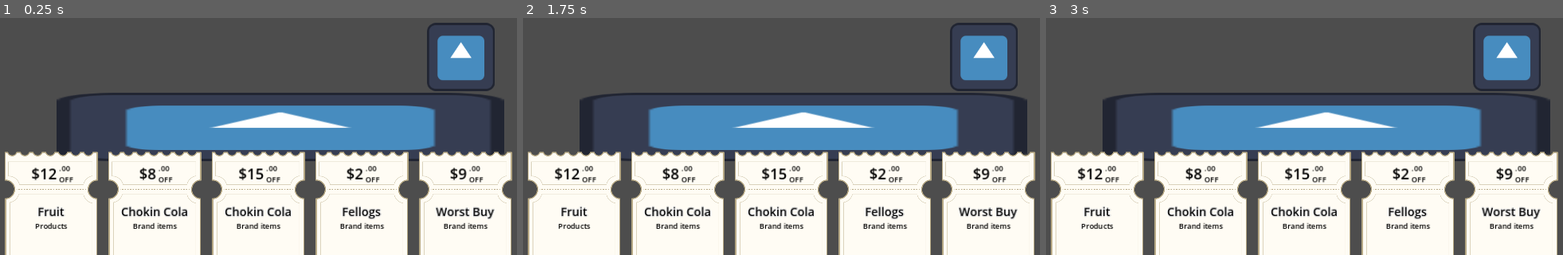
Above: before the commit, frames 1-3 (left to right).
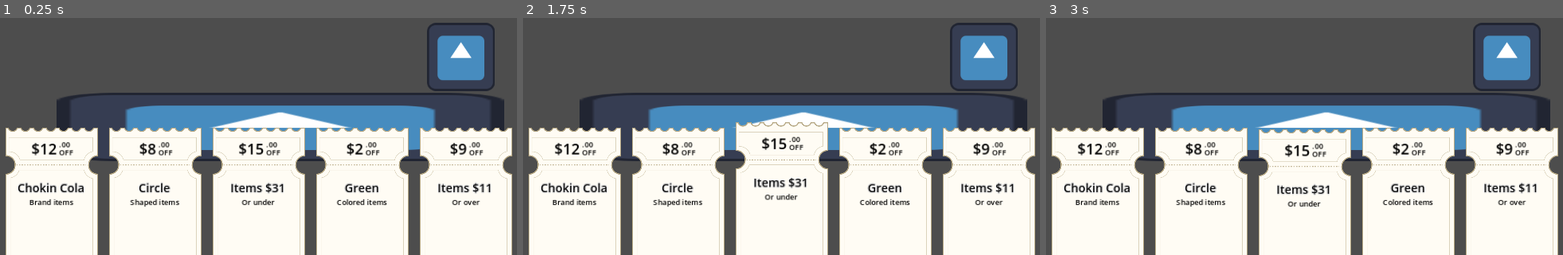
Above: after the commit, the same moments.

Repository: bits-by-brandon/coupon-game
Game: Godot game, scene res://scenes/main/main.tscn
Two runs of this game, one before a commit and one after it. Both use one fixed random seed, a clock stepped at 60 frames per second and the inputs below. The engine's default icon, where the game draws it, is replaced by a stand-in: a white triangle on a blue panel in a dark square.
Inputs (mouse positions are in pixels of both pictures, inside the frame that each line leads up to):
- Up to frame 1 (0.25 s): no input
- Up to frame 2 (1.75 s): tap Enter at 0.5 s; move the mouse to (936, 51) at 0.52 s; hold Right 0.53-1.25 s; hold Ctrl 0.53-1.25 s; click (936, 51) at 0.67 s; tap Space at 1.25 s; drag from (667, 89) to (760, 143) at 1.27 s
- Up to frame 3 (3 s): tap Enter at 2 s; move the mouse to (outside the picture) at 2.02 s; hold Right 2.03-2.75 s; tap Z at 2.1 s; click (outside the picture) at 2.17 s; tap Space at 2.75 s; drag from (1283, 143) to (outside the picture) at 2.77 s

The runs differ from the first frame. In frame 1, 19% of the frame differs, in the area x 0-100%, y 46-100%; in frame 2, 19%, in the area x 0-100%, y 43-100%; in frame 3, 19%.

Commit message:
coupon animations

Diff:
--- a/data/filter.gd
+++ b/data/filter.gd
@@ -6,11 +6,7 @@
   Min
 }
 
-# @export var companies : Array[ItemData.Company]
-@export var shapes : Array[ItemData.Shape]
 @export var colors : Array[ItemData.ItemColor]
-@export var price_value : float
-@export var price_operator : Operator
 @export var seasons : Array[ItemData.Season]
 @export var expiration_value : int
 @export var expiration_operator : Operator
--- /dev/null
+++ b/data/filters/color_filter.gd
@@ -0,0 +1,18 @@
+class_name ColorFilter
+extends Filter
+
+@export var color : ItemData.ItemColor
+
+static func create_random() -> Filter:
+  var filter := ColorFilter.new()
+  filter.color = ItemData.ItemColor.values()[randi() % ItemData.ItemColor.size()]
+  return filter
+
+func apply(entity: ItemEntity) -> bool:
+  return entity.item.colors.find(color) != -1
+
+func get_label() -> String:
+  return ItemData.ItemColor.keys()[color].capitalize()
+
+func get_subtext() -> String:
+  return "Colored items"
--- /dev/null
+++ b/data/filters/price_filter.gd
@@ -0,0 +1,33 @@
+class_name PriceFilter
+extends Filter
+
+var operator : Filter.Operator
+var price : float
+static var value_min = 1
+static var value_max = 50
+
+static func create_random() -> Filter:
+  var filter := PriceFilter.new()
+  filter.price = float(randi_range(value_min, value_max))
+
+  if randi_range(0, 1) == 0:
+    filter.operator = Filter.Operator.Max
+  else:
+    filter.operator = Filter.Operator.Min
+
+  return filter
+
+func apply(entity: ItemEntity) -> bool:
+  if operator == Filter.Operator.Max:
+    return entity.current_price <= price
+  else:
+    return entity.current_price >= price
+
+func get_label() -> String:
+  return "Items $" + str(price)
+
+func get_subtext() -> String:
+  if operator == Filter.Operator.Max:
+    return "Or under"
+  else:
+    return "Or over"
--- /dev/null
+++ b/data/filters/shape_filter.gd
@@ -0,0 +1,18 @@
+class_name ShapeFilter
+extends Filter
+
+@export var shape : ItemData.Shape
+
+static func create_random() -> Filter:
+  var filter := ShapeFilter.new()
+  filter.shape = ItemData.Shape.values()[randi() % ItemData.Shape.size()]
+  return filter
+
+func apply(entity: ItemEntity) -> bool:
+  return entity.data.shape == entity.shape
+
+func get_label() -> String:
+  return ItemData.Shape.keys()[shape].capitalize()
+
+func get_subtext() -> String:
+  return "Shaped items"
--- a/scenes/coupon_entity/coupon_entity.gd
+++ b/scenes/coupon_entity/coupon_entity.gd
@@ -1,15 +1,17 @@
 class_name CouponEntity
 extends Control
 
-signal clicked()
+signal clicked(coupon: CouponEntity)
 
 const filter_group_scene := preload("res://scenes/coupon_entity/filter_label_group.tscn")
 
+var tween : Tween
 var data : CouponData
 @onready var filters : VBoxContainer = %Filters
 
-func init(new_data : CouponData) -> void:
-	data = new_data
+func _ready() -> void:
+	for child in filters.get_children():
+		child.queue_free()
 
 	%DiscountPrimary.text = data.discount.get_primary()
 	%DiscountSuper.text = data.discount.get_super()
@@ -19,3 +21,34 @@
 		var filter_group := filter_group_scene.instantiate() as FilterLabelGroup
 		filters.add_child(filter_group)
 		filter_group.init(filter)
+
+	mouse_entered.connect(_on_mouse_entered)
+	mouse_exited.connect(_on_mouse_exited)
+
+func _gui_input(event : InputEvent):
+	if event is InputEventMouseButton:
+		if event.button_index == MOUSE_BUTTON_LEFT && event.pressed:
+			clicked.emit(self)
+			accept_event()
+
+func _on_mouse_entered() -> void:
+	if tween != null:
+		tween.stop()
+
+	tween = get_tree().create_tween()
+	tween.tween_property(self, "position", Vector2(0, -10), .6)\
+		.set_trans(Tween.TRANS_ELASTIC)\
+		.set_ease(Tween.EASE_OUT)
+
+	tween.play()
+
+func _on_mouse_exited() -> void:
+	if tween != null:
+		tween.stop()
+
+	tween = get_tree().create_tween()
+	tween.tween_property(self, "position", Vector2(0, 0), .3)\
+		.set_trans(Tween.TRANS_ELASTIC)\
+		.set_ease(Tween.EASE_OUT)
+
+	tween.play()
--- a/scenes/coupon_entity/coupon_entity.tscn
+++ b/scenes/coupon_entity/coupon_entity.tscn
@@ -1,11 +1,12 @@
-[gd_scene load_steps=4 format=3 uid="uid://fww6hvm3n2g8"]
+[gd_scene load_steps=5 format=3 uid="uid://fww6hvm3n2g8"]
 
 [ext_resource type="Script" path="res://scenes/coupon_entity/coupon_entity.gd" id="1_ydmks"]
 [ext_resource type="Texture2D" uid="uid://dqke6qsqft8nl" path="res://assets/sprites/coupon_sprite.png" id="2_kaqyd"]
 [ext_resource type="Theme" uid="uid://dosqmxn1b35n3" path="res://main_theme.tres" id="3_e3kq7"]
+[ext_resource type="PackedScene" uid="uid://dcysdvslvgfaf" path="res://scenes/coupon_entity/filter_label_group.tscn" id="4_f26m2"]
 
-[node name="Control" type="Control"]
-custom_minimum_size = Vector2(175, 200)
+[node name="Coupon" type="Control"]
+custom_minimum_size = Vector2(175, 273)
 layout_mode = 3
 anchors_preset = 0
 offset_right = 175.0
@@ -13,13 +14,14 @@
 script = ExtResource("1_ydmks")
 
 [node name="TextureRect" type="TextureRect" parent="."]
-layout_mode = 2
-offset_left = -1.0
-offset_top = 1.0
-offset_right = 174.323
-offset_bottom = 272.0
+layout_mode = 1
+anchors_preset = 15
+anchor_right = 1.0
+anchor_bottom = 1.0
+grow_horizontal = 2
+grow_vertical = 2
 texture = ExtResource("2_kaqyd")
-expand_mode = 3
+expand_mode = 5
 stretch_mode = 4
 
 [node name="HBoxContainer" type="HBoxContainer" parent="."]
@@ -29,9 +31,9 @@
 anchor_left = 0.5
 anchor_right = 0.5
 offset_left = -59.5
-offset_top = 22.0
+offset_top = 20.0
 offset_right = 60.5
-offset_bottom = 62.0
+offset_bottom = 60.0
 grow_horizontal = 2
 alignment = 1
 
@@ -45,27 +47,27 @@
 
 [node name="VBoxContainer" type="VBoxContainer" parent="HBoxContainer"]
 layout_mode = 2
-theme_override_constants/separation = 0
+theme_override_constants/separation = -6
+alignment = 1
 
 [node name="DiscountSuper" type="Label" parent="HBoxContainer/VBoxContainer"]
 unique_name_in_owner = true
 layout_mode = 2
 theme = ExtResource("3_e3kq7")
 theme_type_variation = &"HeaderSmall"
-text = "super"
+text = ".00"
 
 [node name="DiscountSub" type="Label" parent="HBoxContainer/VBoxContainer"]
 unique_name_in_owner = true
 layout_mode = 2
 theme = ExtResource("3_e3kq7")
 theme_type_variation = &"HeaderSmall"
-text = "sub"
+text = "OFF"
 
 [node name="Filters" type="VBoxContainer" parent="."]
 unique_name_in_owner = true
 custom_minimum_size = Vector2(2.08165e-12, 160)
-layout_mode = 1
-anchors_preset = 5
+layout_mode = 2
 anchor_left = 0.5
 anchor_right = 0.5
 offset_left = -75.5
@@ -74,3 +76,6 @@
 offset_bottom = 259.0
 grow_horizontal = 2
 theme_override_constants/separation = 0
+
+[node name="Group" parent="Filters" instance=ExtResource("4_f26m2")]
+layout_mode = 2
--- a/scenes/coupon_entity/filter_label_group.tscn
+++ b/scenes/coupon_entity/filter_label_group.tscn
@@ -15,7 +15,7 @@
 layout_mode = 2
 theme = ExtResource("1_qhbm6")
 theme_type_variation = &"FilterLabel"
-text = "Filter"
+text = "Title"
 horizontal_alignment = 1
 autowrap_mode = 2
 
@@ -25,6 +25,6 @@
 layout_mode = 2
 theme = ExtResource("1_qhbm6")
 theme_type_variation = &"HeaderSmall"
-text = "Filter"
+text = "Taxonomy"
 horizontal_alignment = 1
 autowrap_mode = 2
--- a/scenes/main/main.gd
+++ b/scenes/main/main.gd
@@ -5,24 +5,33 @@
 
 # Called when the node enters the scene tree for the first time.
 func _ready():
+	for slot in hand.get_children():
+		slot.get_child(0).queue_free()
+
 	for i in range(hand_size):
-		create_random_coupon()
+		var coupon := create_random_coupon()
+		coupon.clicked.connect(_on_coupon_clicked)
+		hand.get_child(i).add_child(coupon)
 
-func create_random_coupon() -> void:
+func _on_coupon_clicked(coupon : CouponEntity):
+	print(coupon)
+
+func create_random_coupon() -> CouponEntity:
 	var coupon_entity := preload("res://scenes/coupon_entity/coupon_entity.tscn").instantiate()
-	hand.add_child(coupon_entity)
-
 	var coupon_data := preload("res://data/coupon_data.gd").new()
 	# TODO Multiple filters
 	coupon_data.filters = [create_random_filter()]
 	coupon_data.discount = create_random_discount()
-
-	coupon_entity.init(coupon_data)
+	coupon_entity.data = coupon_data
+	return coupon_entity
 
 func create_random_filter() -> Filter:
 	var filters := [
 		CategoryFilter,
-		CompanyFilter
+		CompanyFilter,
+		ShapeFilter,
+		PriceFilter,
+		ColorFilter,
 	]
 
 	return filters.pick_random().create_random()
--- a/scenes/main/main.tscn
+++ b/scenes/main/main.tscn
@@ -53,9 +53,44 @@
 anchor_right = 1.0
 anchor_bottom = 1.0
 offset_left = 100.0
-offset_top = -161.0
+offset_top = -241.0
 offset_right = -100.0
-offset_bottom = 4.0
+offset_bottom = 32.0
 grow_horizontal = 2
 grow_vertical = 0
 theme_override_constants/separation = 20
+
+[node name="Slot1" type="VBoxContainer" parent="CanvasLayer/Hand"]
+layout_mode = 2
+alignment = 1
+
+[node name="Coupon" parent="CanvasLayer/Hand/Slot1" instance_placeholder="res://scenes/coupon_entity/coupon_entity.tscn"]
+layout_mode = 2
+
+[node name="Slot2" type="VBoxContainer" parent="CanvasLayer/Hand"]
+layout_mode = 2
+alignment = 1
+
+[node name="Coupon" parent="CanvasLayer/Hand/Slot2" instance_placeholder="res://scenes/coupon_entity/coupon_entity.tscn"]
+layout_mode = 2
+
+[node name="Slot3" type="VBoxContainer" parent="CanvasLayer/Hand"]
+layout_mode = 2
+alignment = 1
+
+[node name="Coupon" parent="CanvasLayer/Hand/Slot3" instance_placeholder="res://scenes/coupon_entity/coupon_entity.tscn"]
+layout_mode = 2
+
+[node name="Slot4" type="VBoxContainer" parent="CanvasLayer/Hand"]
+layout_mode = 2
+alignment = 1
+
+[node name="Coupon" parent="CanvasLayer/Hand/Slot4" instance_placeholder="res://scenes/coupon_entity/coupon_entity.tscn"]
+layout_mode = 2
+
+[node name="Slot5" type="VBoxContainer" parent="CanvasLayer/Hand"]
+layout_mode = 2
+alignment = 1
+
+[node name="Coupon" parent="CanvasLayer/Hand/Slot5" instance_placeholder="res://scenes/coupon_entity/coupon_entity.tscn"]
+layout_mode = 2
